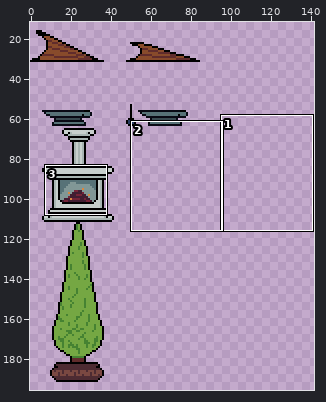
Two versions of one pixel-art file, art/objects.aseprite. The first picture is a wide view before the edit; the outline marks the close-up.
Close-up. First the earlier version:
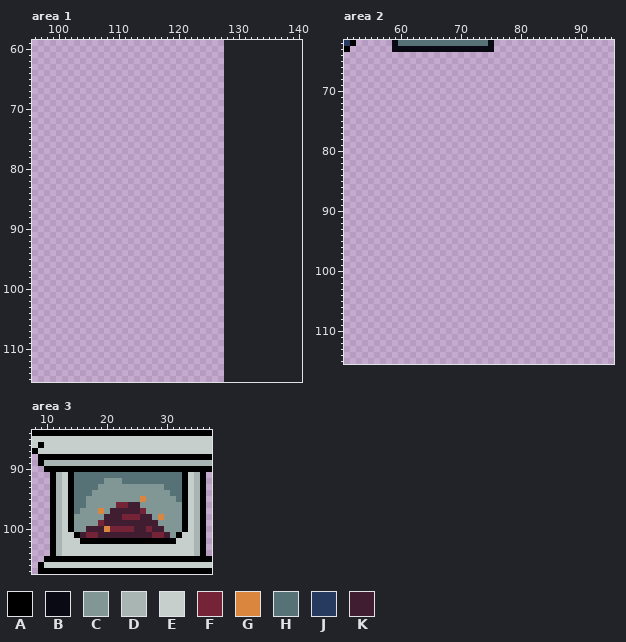
128x256 pixels, 1 frame. Shown: area 1: x 96..140, y 59..115; area 2: x 51..95, y 62..115; area 3: x 8..37, y 84..107. The old version is drawn lined up with the new one, on the new canvas. The wide view leaves out empty margins.
Palette (. is transparent): A #000000  B #090a14  C #819796  D #a8b5b2  E #c7cfcc  F #752438  G #da863e  H #577277  J #253a5e  K #411d31
Pixels before, area 1 (only the part around the change), first column x 97:
 60 ............................................
 61 ............................................
 62 ............................................
 63 ............................................
 64 ............................................
 65 ............................................
 66 ............................................
 67 ............................................
 68 ............................................
 69 ............................................
 70 ............................................
 71 ............................................
 72 ............................................
 73 ............................................
 74 ............................................
 75 ............................................
 76 ............................................
 77 ............................................
 78 ............................................
 79 ............................................
 80 ............................................
 81 ............................................
 82 ............................................
 83 ............................................
 84 ............................................
 85 ............................................
 86 ............................................
 87 ............................................
 88 ............................................
 89 ............................................
 90 ............................................
 91 ............................................
 92 ............................................
 93 ............................................
 94 ............................................
 95 ............................................
 96 ............................................
 97 ............................................
 98 ............................................
 99 ............................................
100 ............................................
101 ............................................
102 ............................................
103 ............................................
104 ............................................
105 ............................................
106 ............................................
107 ............................................
108 ............................................
109 ............................................
110 ............................................
111 ............................................
112 ............................................
113 ............................................
114 ............................................
115 ............................................
Pixels before, area 2 (only the part around the change), first column x 51:
 62 JA......BHHHHHHHHHHHHHHHB....................
 63 A.......BBBBBBBBBBBBBBBBB....................
 64 .............................................
 65 .............................................
 66 .............................................
 67 .............................................
 68 .............................................
 69 .............................................
 70 .............................................
 71 .............................................
 72 .............................................
 73 .............................................
 74 .............................................
 75 .............................................
 76 .............................................
 77 .............................................
 78 .............................................
 79 .............................................
 80 .............................................
 81 .............................................
 82 .............................................
 83 .............................................
 84 .............................................
 85 .............................................
 86 .............................................
 87 .............................................
 88 .............................................
 89 .............................................
 90 .............................................
 91 .............................................
 92 .............................................
 93 .............................................
 94 .............................................
 95 .............................................
 96 .............................................
 97 .............................................
 98 .............................................
 99 .............................................
100 .............................................
101 .............................................
102 .............................................
103 .............................................
104 .............................................
105 .............................................
106 .............................................
107 .............................................
108 .............................................
109 .............................................
110 .............................................
111 .............................................
112 .............................................
113 .............................................
114 .............................................
115 .............................................
Pixels before, area 3, first column x 8:
 84 AAAAAAAAAAAAAAAAAAAAAAAAAAAAAA
 85 EEEEEEEEEEEEEEEEEEEEEEEEEEEEEE
 86 EAEEEEEEEEEEEEEEEEEEEEEEEEEEEE
 87 AEEEEEEEEEEEEEEEEEEEEEEEEEEEEE
 88 .AAAAAAAAAAAAAAAAAAAAAAAAAAAAA
 89 .ADDDDDDDDDDDDDDDDDDDDDDDDDDDD
 90 ..AAAAAAAAAAAAAAAAAAAAAAAAAAAA
 91 ...ADEAHHHHHHHHHHHHHHHHHHAEDA.
 92 ...ADEAHHHHHCCCHHHHHHHHHHAEDA.
 93 ...ADEAHHHHCCCCCCCCCCCHHHAEDA.
 94 ...ADEAHHHCCCCCCCCCCCCCHHAEDA.
 95 ...ADEAHHCCCCCCCCCGCCCCCHAEDA.
 96 ...ADEAHHCCCCCFFKKCCCCCCCAEDA.
 97 ...ADEAHCCCGCKKKKKFCCCCCCAEDA.
 98 ...ADEACCCCCKKKFFFKKCGCCCAEDA.
 99 ...ADEACCCCFKKKKKKKKKCCCCAEDA.
100 ...ADEACCKKKGFFFFKKFKKCCCAEDA.
101 ...ADEEAKFFKKKKKKKKKFFKCAEEDA.
102 ...ADEEEAAAAAAAAAAAAAAAAEEEDA.
103 ...ADEEEEEEEEEEEEEEEEEEEEEEDA.
104 ...ADEEEEEEEEEEEEEEEEEEEEEEDA.
105 ..AAAAAAAAAAAAAAAAAAAAAAAAAAAA
106 .AEEEEEEEEEEEEEEEEEEEEEEEEEEEE
107 .AAAAAAAAAAAAAAAAAAAAAAAAAAAAA
Once edited:
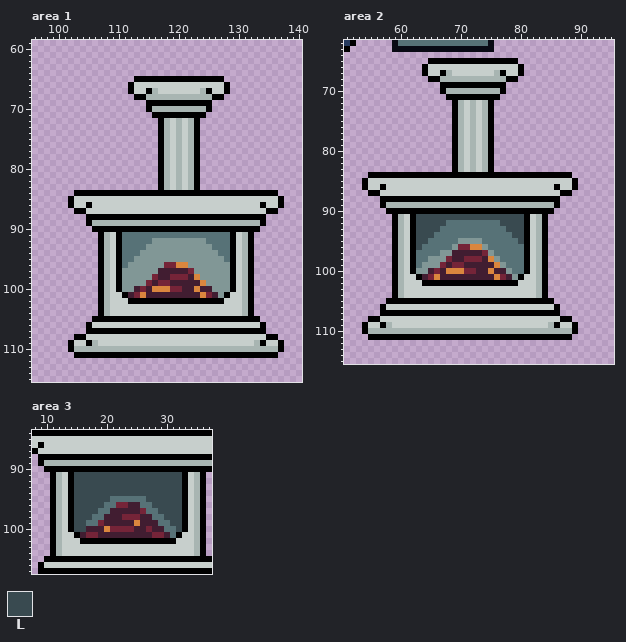
Colours new in this view: L #394a50
The author wrote: Change forge artwork with heat level.
Changes in this commit:
canvas 128x256 -> 256x256
Changed rows in their new state; - is an unchanged pixel.
Area 1:
first column x 102:
 65 -----------AAAAAAAAAAAAAAA----------
 66 ----------AEEEEEEEEEEEEEEEA---------
 67 ----------AEEADEEEEEEEDAEEA---------
 68 -----------AADDDDDDDDDDDAA----------
 69 -------------AAAAAAAAAAA------------
 70 -------------ADDDDDDDDDA------------
 71 --------------AAAAAAAAA-------------
 72 ---------------ADEDEDA--------------
 73 ---------------ADEDEDA--------------
 74 ---------------ADEDEDA--------------
 75 ---------------ADEDEDA--------------
 76 ---------------ADEDEDA--------------
 77 ---------------ADEDEDA--------------
 78 ---------------ADEDEDA--------------
 79 ---------------ADEDEDA--------------
 80 ---------------ADEDEDA--------------
 81 ---------------ADEDEDA--------------
 82 ---------------ADEDEDA--------------
 83 ---------------ADEDEDA--------------
 84 -AAAAAAAAAAAAAAAAAAAAAAAAAAAAAAAAAA-
 85 AEEEEEEEEEEEEEEEEEEEEEEEEEEEEEEEEEEA
 86 AEEAEEEEEEEEEEEEEEEEEEEEEEEEEEEEAEEA
 87 -AAEEEEEEEEEEEEEEEEEEEEEEEEEEEEEEAA-
 88 ---AAAAAAAAAAAAAAAAAAAAAAAAAAAAAA---
 89 ---ADDDDDDDDDDDDDDDDDDDDDDDDDDDDA---
 90 ----AAAAAAAAAAAAAAAAAAAAAAAAAAAA----
 91 -----ADEAHHHHHHHHHHHHHHHHHHAEDA-----
 92 -----ADEAHHHHHCCCCCCCCCHHHHAEDA-----
 93 -----ADEAHHHHCCCCCCCCCCCHHHAEDA-----
 94 -----ADEAHHHCCCCCCCCCCCCCHHAEDA-----
 95 -----ADEAHHCCCCCCCCCCCCCCCHAEDA-----
 96 -----ADEAHCCCCCCFFGGCCCCCCCAEDA-----
 97 -----ADEACCCCCCKKKKKFCCCCCCAEDA-----
 98 -----ADEACCCCCFKKFFFKGCCCCCAEDA-----
 99 -----ADEACCCCFKFFKKKKKGCCCCAEDA-----
100 -----ADEACCKFKGGGFFKKGKKCCCAEDA-----
101 -----ADEEAKFGKKKKKKKKKGFKCAEEDA-----
102 -----ADEEEAAAAAAAAAAAAAAAAEEEDA-----
103 -----ADEEEEEEEEEEEEEEEEEEEEEEDA-----
104 -----ADEEEEEEEEEEEEEEEEEEEEEEDA-----
105 ----AAAAAAAAAAAAAAAAAAAAAAAAAAAA----
106 ---AEEEEEEEEEEEEEEEEEEEEEEEEEEEEA---
107 ---AAAAAAAAAAAAAAAAAAAAAAAAAAAAAA---
108 -AAEEEEEEEEEEEEEEEEEEEEEEEEEEEEEEAA-
109 AEEADEEEEEEEEEEEEEEEEEEEEEEEEEEDAEEA
110 ADDDDDDDDDDDDDDDDDDDDDDDDDDDDDDDDDDA
111 -AAAAAAAAAAAAAAAAAAAAAAAAAAAAAAAAAA-
Area 2:
first column x 54:
 65 -----------AAAAAAAAAAAAAAA----------
 66 ----------AEEEEEEEEEEEEEEEA---------
 67 ----------AEEADEEEEEEEDAEEA---------
 68 -----------AADDDDDDDDDDDAA----------
 69 -------------AAAAAAAAAAA------------
 70 -------------ADDDDDDDDDA------------
 71 --------------AAAAAAAAA-------------
 72 ---------------ADEDEDA--------------
 73 ---------------ADEDEDA--------------
 74 ---------------ADEDEDA--------------
 75 ---------------ADEDEDA--------------
 76 ---------------ADEDEDA--------------
 77 ---------------ADEDEDA--------------
 78 ---------------ADEDEDA--------------
 79 ---------------ADEDEDA--------------
 80 ---------------ADEDEDA--------------
 81 ---------------ADEDEDA--------------
 82 ---------------ADEDEDA--------------
 83 ---------------ADEDEDA--------------
 84 -AAAAAAAAAAAAAAAAAAAAAAAAAAAAAAAAAA-
 85 AEEEEEEEEEEEEEEEEEEEEEEEEEEEEEEEEEEA
 86 AEEAEEEEEEEEEEEEEEEEEEEEEEEEEEEEAEEA
 87 -AAEEEEEEEEEEEEEEEEEEEEEEEEEEEEEEAA-
 88 ---AAAAAAAAAAAAAAAAAAAAAAAAAAAAAA---
 89 ---ADDDDDDDDDDDDDDDDDDDDDDDDDDDDA---
 90 ----AAAAAAAAAAAAAAAAAAAAAAAAAAAA----
 91 -----ADEALLLLLLLLLLLLLLLLLLAEDA-----
 92 -----ADEALLLLLHHHHHHHHHLLLLAEDA-----
 93 -----ADEALLLLHHHHHHHHHHHLLLAEDA-----
 94 -----ADEALLLHHHHHHHHHHHHHLLAEDA-----
 95 -----ADEALLHHHHHCCCCHHHHHHLAEDA-----
 96 -----ADEALHHHHHCFFGGCHHHHHHAEDA-----
 97 -----ADEAHHHHCCKKKKKFCHHHHHAEDA-----
 98 -----ADEAHHCCCFKKFFFKGCHHHHAEDA-----
 99 -----ADEAHCCCFKFFKKKKKGCHHHAEDA-----
100 -----ADEACCKFKGGGFFKKGKKCHHAEDA-----
101 -----ADEEAKFGKKKKKKKKKGFKCAEEDA-----
102 -----ADEEEAAAAAAAAAAAAAAAAEEEDA-----
103 -----ADEEEEEEEEEEEEEEEEEEEEEEDA-----
104 -----ADEEEEEEEEEEEEEEEEEEEEEEDA-----
105 ----AAAAAAAAAAAAAAAAAAAAAAAAAAAA----
106 ---AEEEEEEEEEEEEEEEEEEEEEEEEEEEEA---
107 ---AAAAAAAAAAAAAAAAAAAAAAAAAAAAAA---
108 -AAEEEEEEEEEEEEEEEEEEEEEEEEEEEEEEAA-
109 AEEADEEEEEEEEEEEEEEEEEEEEEEEEEEDAEEA
110 ADDDDDDDDDDDDDDDDDDDDDDDDDDDDDDDDDDA
111 -AAAAAAAAAAAAAAAAAAAAAAAAAAAAAAAAAA-
Area 3:
first column x 15:
 91 LLLLLLLLLLLLLLLLLL
 92 LLLLLLLLLLLLLLLLLL
 93 LLLLLLLLLLLLLLLLLL
 94 LLLLLLLLLLLLLLLLLL
 95 LLLLLLHHHHHHLLLLLL
 96 LLLLLHH----HHLLLLL
 97 LLLLHH------HHLLLL
 98 LLLHH--------HHLLL
 99 LLHH------G---HHLL
100 LL-------------HHL
101 ----------------H-
Changed places in both close-ups, as pixel boxes (x1, y1, x2, y2):
added: (68, 76, 284, 358)
added: (362, 58, 578, 340)
changed: (74, 472, 182, 538)
